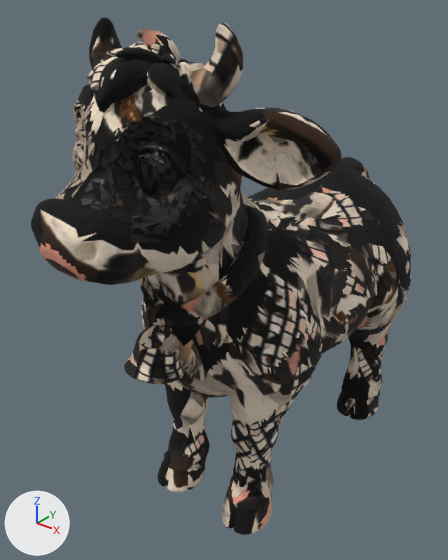
Before and after pictures for a commit that changed the glTF model models/world/creature-cow-hd.glb.
Both versions are drawn from a camera (50 mm lens) standing at (0.915, -1.445, 1.401) and looking at (-0.069, -0.215, 0.638). Arrows for +X, +Y and +Z are at lower left; the lights stay in place. The picture after the commit comes second. Vertices at exactly the same position are counted once.

Before the edit, the objects in view are built like this:
```python
mat_meshy_cow = bpy.data.materials.new('meshy-cow')
mat_meshy_cow.use_nodes = True; mat_meshy_cow.node_tree.nodes.clear()
_N = mat_meshy_cow.node_tree.nodes; _L = mat_meshy_cow.node_tree.links
n0 = _N.new('ShaderNodeBsdfPrincipled'); n0.name = 'Principled BSDF'
n0.inputs[2].default_value = 1.0  # 'Roughness'
n1 = _N.new('ShaderNodeOutputMaterial'); n1.name = 'Material Output'
n2 = _N.new('ShaderNodeTexImage'); n2.name = 'Image Texture'
n2.image = img_image_0
n3 = _N.new('ShaderNodeMapping'); n3.name = 'Mapping'
n3.inputs[1].default_value = (0.000013, -3.0, 0.0)  # 'Location'
n3.inputs[3].default_value = (3.996, 4.0, 1.0)  # 'Scale'
n4 = _N.new('ShaderNodeUVMap'); n4.name = 'UV Map'
n4.uv_map = 'UVMap'
_L.new(n0.outputs[0], n1.inputs[0])  # 'BSDF' to 'Surface'
_L.new(n2.outputs[0], n0.inputs[0])  # 'Color' to 'Base Color'
_L.new(n3.outputs[0], n2.inputs[0])  # 'Vector' to 'Vector'
_L.new(n4.outputs[0], n3.inputs[0])  # 'UV' to 'Vector'
me_mesh_0 = bpy.data.meshes.new('Mesh_0')
me_mesh_0.from_pydata(...)  # 15636 vertices, 31273 faces; spans x -0.353..0.371, y -0.821..0.548, z 0.0..1.33
me_mesh_0.materials.append(mat_meshy_cow)
me_mesh_3 = bpy.data.meshes.new('Mesh_3')
me_mesh_3.from_pydata(...)  # 261 vertices, 448 faces; spans x -0.0627..0.0624, y -0.8206..-0.7397, z 0.8632..0.9618
me_mesh_3.materials.append(mat_meshy_cow_mouth)
me_mesh_4 = bpy.data.meshes.new('Mesh_4')
me_mesh_4.from_pydata(...)  # 253 vertices, 445 faces; spans x -0.17..0.01, y -0.762..-0.554, z 0.956..1.191
me_mesh_4.materials.append(mat_meshy_cow_shut0)
ob_mesh_0 = bpy.data.objects.new('Mesh_0', me_mesh_0)
ob_mesh_0.location = (0.0, 0.0, 0.0)
ob_mesh_3 = bpy.data.objects.new('Mesh_3', me_mesh_3)
ob_mesh_3.location = (0.0, 0.0, 0.0)
ob_mesh_4 = bpy.data.objects.new('Mesh_4', me_mesh_4)
ob_mesh_4.location = (0.0, 0.0, 0.0)
# also in view: 'Mesh_2' at (0.1, -0.663, 1.074)
```
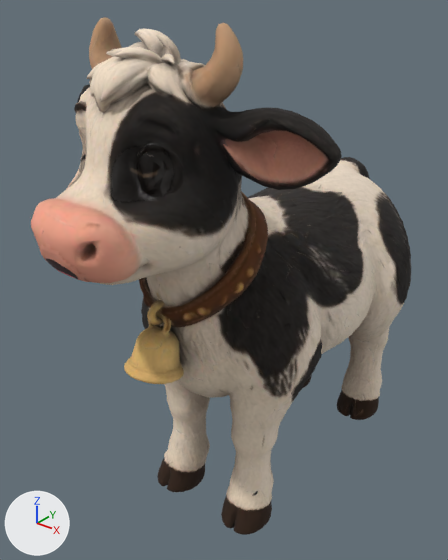
Edits to the bpy script that builds the scene:
```text
Change mat_meshy_cow:
    where n3 = _N.new('ShaderNodeMapping'); n3.name = 'Mapping'
    n3.inputs[3].default_value: (3.996, 4.0, 1.0) -> (3.981, 4.0, 1.0)  # 'Scale'
Change me_mesh_0:
    where me_mesh_0.from_pydata(...)  # 15636 vertices, 31273 faces; spans x -0.353..0.371, y -0.821..0.548, z 0.0..1.33
    used by ob_mesh_0; location = (0.0, 0.0, 0.0)
    me_mesh_0 part 1: 135 of 15636 vertices moved; they spanned x -0.133..0.151, y -0.733..-0.612, z 1.018..1.135 and now span x -0.133..0.151, y -0.732..-0.611, z 1.018..1.135; mean shift (0.0, 0.008, 0.0); largest move (-0.106, -0.657, 1.087) -> (-0.106, -0.631, 1.087)
    me_mesh_0 part 2: 28610 kept faces spanning x -0.353..0.371, y -0.821..0.548, z 0.0..1.33 get new texture (UV) coordinates
Change me_mesh_4:
    used by ob_mesh_4; location = (0.0, 0.0, 0.0)
    remove me_mesh_4.from_pydata(...)  # 253 vertices, 445 faces; spans x -0.17..0.01, y -0.762..-0.554, z 0.956..1.191
    add me_mesh_4.from_pydata(...)  # 138 vertices, 200 faces; spans x -0.127..0.01, y -0.739..-0.618, z 1.014..1.149
    me_mesh_4 part 3: 253 vertices removed from x -0.17..0.01, y -0.762..-0.554, z 0.956..1.191; 138 vertices added at x -0.127..0.01, y -0.739..-0.618, z 1.014..1.149
```

Boxes (x1, y1, x2, y2) around the edits, measured in the pictures (448 x 560 px; the box of a moved part takes in the faces that stretch with it):
'Mesh_0', surface changed, reshaped
    both: (31, 17, 411, 535)
'Mesh_4', reshaped
    before: (55, 103, 95, 199)
    after: (68, 128, 86, 187)
part 1 of me_mesh_0, moved or reshaped
    before: (60, 118, 191, 221)
    after: (56, 117, 192, 222)
part 2 of me_mesh_0, surface changed
    both: (31, 17, 411, 535)
